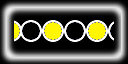
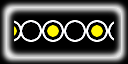
Two versions of the same layered image (128x64). Layer-by-layer changes:
painted on "Nouveau calque" over [14, 22, 106, 40]
